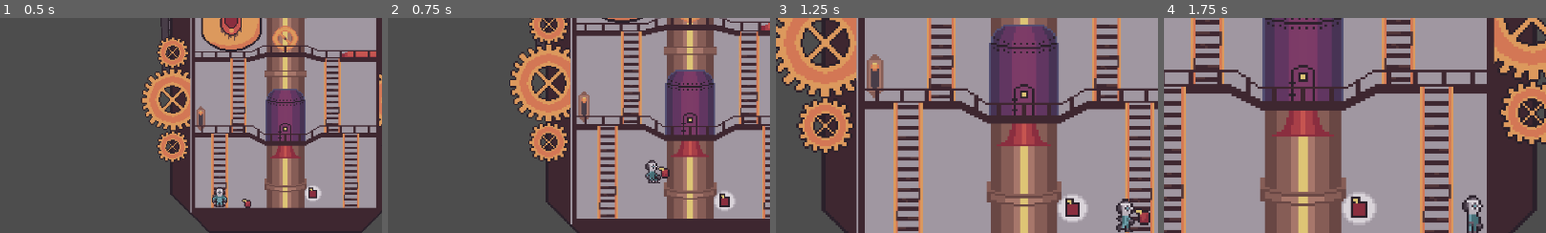
Above: before the commit, frames 1-4 (left to right).
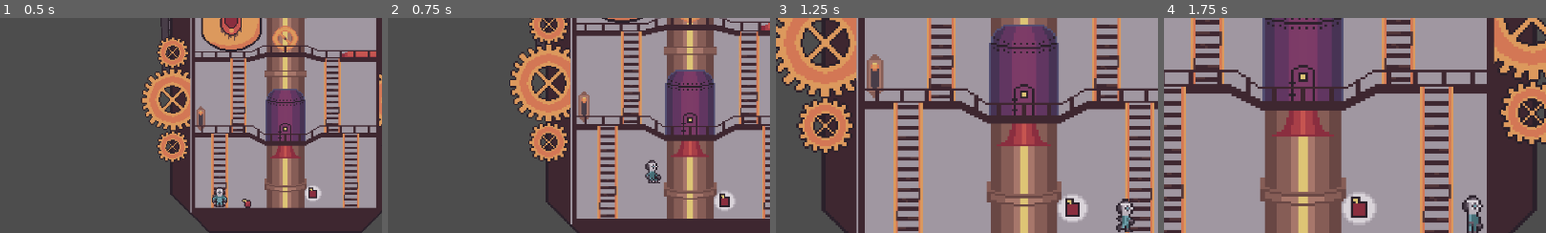
Above: after the commit, the same moments.

Repository: Popcornmotte/elevatorpitch
Game: Godot game, scene res://Scenes/World/test_scenes.tscn
Two runs of this game, one before a commit and one after it. Both use one fixed random seed, a clock stepped at 60 frames per second and the inputs below. This scene is started directly instead of the project's main scene. Sound files missing from this copy of the repository are replaced by a short silence.
Inputs (mouse positions are % of the whole screen's width and height, from its top left):
- Up to frame 1 (0.5 s): no input
- Up to frame 2 (0.75 s): move the mouse to (72, 45) at 0.52 s; hold D (right) from 0.53 s (still down); hold W (up) from 0.53 s (still down); tap E (interact) at 0.6 s
- Up to frame 3 (1.25 s): keep holding D (right); keep holding W (up)
- Up to frame 4 (1.75 s): keep holding D (right); move the mouse to (30, 55) at 1.27 s; release W (up) at 1.28 s; tap W (up) at 1.35, 1.52 s; tap E (interact) at 1.55 s
The pictures show only the part of the screen within x 21-71%, y 16-66%; the shares and areas given below are measured in that part.

Frame 1 is identical in both runs. In frame 2, 0.1% of the frame differs, in the area x 70-74%, y 68-75%; in frame 3, 0.2%, in the area x 93-98%, y 89-97%; in frame 4, nothing differs.

Commit message:
player cannot pick shit up in test scene

Diff:
--- a/Scenes/Objects/player.tscn
+++ b/Scenes/Objects/player.tscn
@@ -179,6 +179,7 @@
 radius = 36.3456
 
 [node name="player" type="CharacterBody2D" groups=["Climber"]]
+z_index = 1
 collision_layer = 48
 collision_mask = 48
 script = ExtResource("1_mnd8j")
@@ -213,5 +214,6 @@
 
 [node name="FuelSprite" type="Sprite2D" parent="."]
 visible = false
+z_index = 1
 position = Vector2(8, 0)
 texture = ExtResource("7_l87e4")
--- a/Scripts/drop_zone.gd
+++ b/Scripts/drop_zone.gd
@@ -1,12 +1,23 @@
-extends "res://Scripts/generic_interactable.gd"
+extends Node2D
+var potential_body:Node2D #entering fuel that has to be dropped off
+var collided=false
+var fuel=[]
+func _process(delta):
+	pass
+func _remove_fuel():
+	for item in fuel:
+		item.free()
 
 
-@onready var dropeZoneRight=get_node("../DropZoneRight")
-var newFuel=0
-
-func interact():
-	newFuel=dropeZoneRight._return_fuel_count()
-	dropeZoneRight._remove_fuel()
-	if Global.elevator:#make sure that elevator exists, so that the interior scene can still be used for debugging
-		Global.elevator.fuel+=newFuel
-		print("Updated fuel: ",Global.elevator.fuel)
+func _return_fuel_count():
+	return fuel.size()
+func _on_area_2d_body_entered(body):
+	print(body.get_name())
+	if body.is_in_group("fuel"):
+		collided=true
+		potential_body=body
+		fuel.append(body)
+func _on_area_2d_body_exited(body):
+	if body.is_in_group("fuel"):
+		collided=false
+		fuel.remove_at(fuel.size()-1)
--- a/Scripts/engine_button.gd
+++ b/Scripts/engine_button.gd
@@ -1,6 +1,5 @@
+
 extends "res://Scripts/generic_interactable.gd"
-
-
 @onready var dropeZoneRight=get_node("../DropZoneRight")
 var newFuel=0
 
--- a/Scripts/player.gd
+++ b/Scripts/player.gd
@@ -46,6 +46,7 @@
 	if carrying:#in case the player is already holdign something, nothing else should be picked up
 		return false
 	if typeArg==Item.TYPE.Fuel:
+		print("turn on sprite")
 		fuelSprite.visible=true
 		carryType=Item.TYPE.Fuel
 	if typeArg==Item.TYPE.Scrap:
@@ -125,5 +126,7 @@
 		move(direction)
 		move_and_slide()
 		collide_with_rigidbodies()
+
+func _process(delta):
 		if Input.is_action_just_pressed("interact") and carrying:
 			drop_object()
